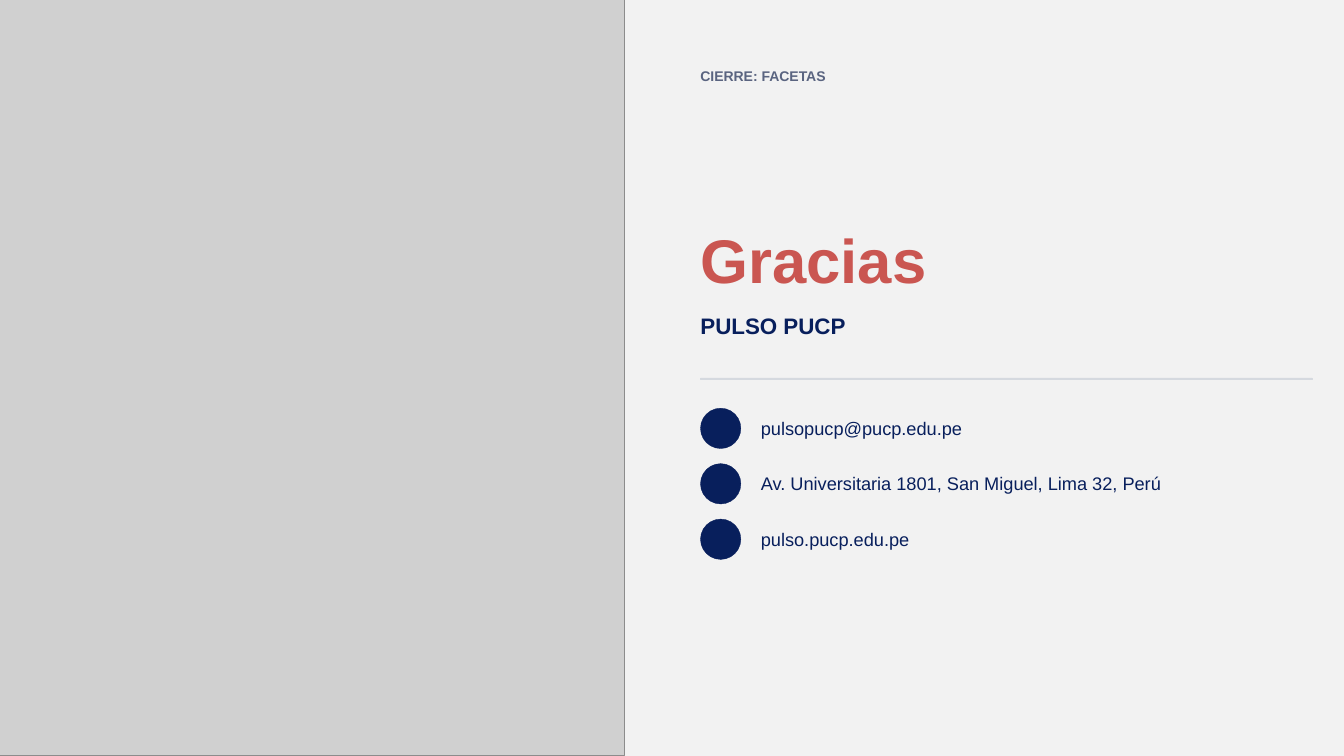
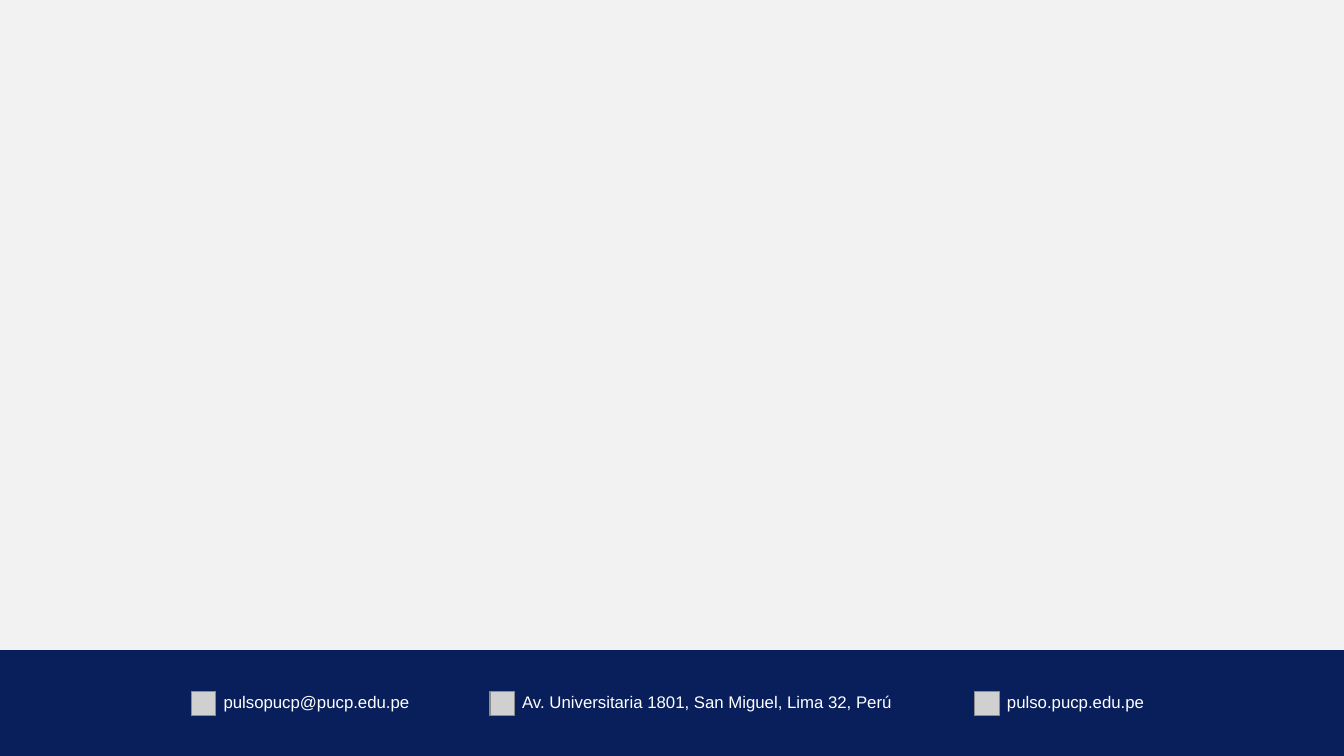
Before and after one commit to GonzaloAlmendariz/prosecnur-app, a slide deck: slide 164 of docs/qa/motor-ppt-2026-10-06/4-recetario/recetario-moderna.pptx. Drawn at 1344x756 pixels with LibreOffice and Linux fonts; fonts in the diff are those of the drawing; grey boxes stand for pictures; background and template pictures are left out. Boxes give left, top, right and bottom in pixels: in the first picture for what was removed or moved away, otherwise in the second. Text is boxed around its words. In the diff, an @@ line names an element or a change of style, - is before the commit and + after.

```diff
--- a/docs/qa/motor-ppt-2026-10-06/4-recetario/recetario-moderna.pptx
+++ b/docs/qa/motor-ppt-2026-10-06/4-recetario/recetario-moderna.pptx
@@ picture removed at <box>0,0,625,756</box> @@
@@ text removed at <box>700,71,826,81</box> @@
-CIERRE: FACETAS
@@ text removed at <box>700,238,926,284</box> @@
-Gracias
@@ text removed at <box>700,318,845,335</box> @@
-PULSO PUCP
@@ rectangle removed at <box>701,378,1313,379</box> @@
@@ ellipse removed at <box>701,408,741,449</box> @@
@@ ellipse removed at <box>701,464,741,504</box> @@
@@ ellipse removed at <box>701,519,741,560</box> @@
@@ rectangle added at <box>0,650,1344,756</box>, fill #081F5C, outline #081F5C 0.25 pt @@
@@ text "pulsopucp@pucp.edu.pe": place and size @@
-text "pulsopucp@pucp.edu.pe" at <box>761,421,962,439</box>
+text "pulsopucp@pucp.edu.pe" at <box>224,696,410,712</box>
@@ text "Av. Universitaria 1801, San Miguel, ...": place and size @@
-text "Av. Universitaria 1801, San Miguel, ..." at <box>761,476,1161,494</box>
+text "Av. Universitaria 1801, San Miguel, ..." at <box>522,695,891,712</box>
@@ size 13 to 12 pt, text colour #081F5C to #FFFFFF in 3 elements at <box>224,696,410,712</box>, <box>522,695,891,712</box>, <box>1007,696,1144,712</box> @@
@@ text "pulso.pucp.edu.pe": place and size @@
-text "pulso.pucp.edu.pe" at <box>761,532,909,550</box>
+text "pulso.pucp.edu.pe" at <box>1007,696,1144,712</box>
@@ picture added at <box>192,692,216,716</box> @@
@@ picture added at <box>490,692,514,716</box> @@
@@ picture added at <box>975,692,999,716</box> @@
@@ line added from (0, 754) to (1344, 754), #CA5651 4.5 pt @@
```
Also in this commit, not shown: 5 other slides changed, 7 other files.
